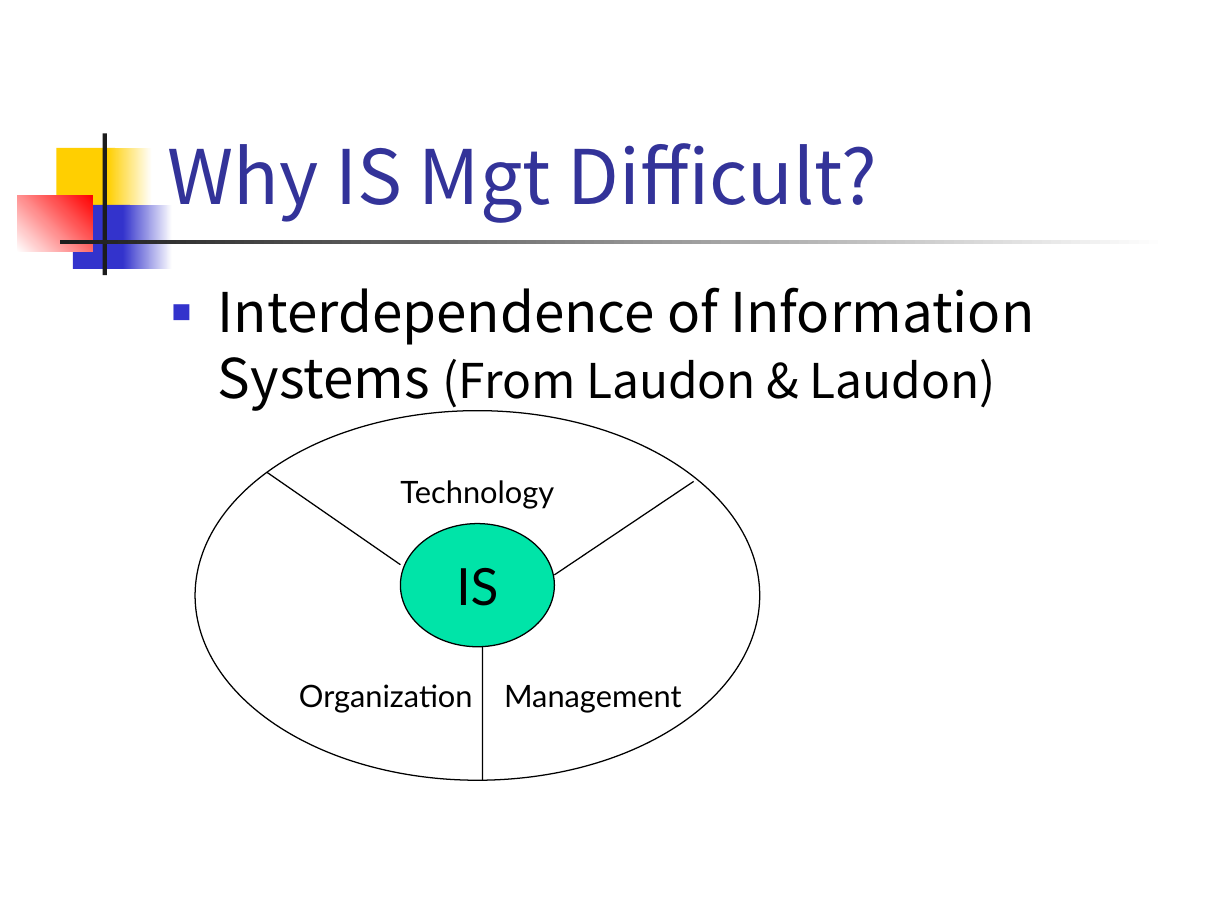
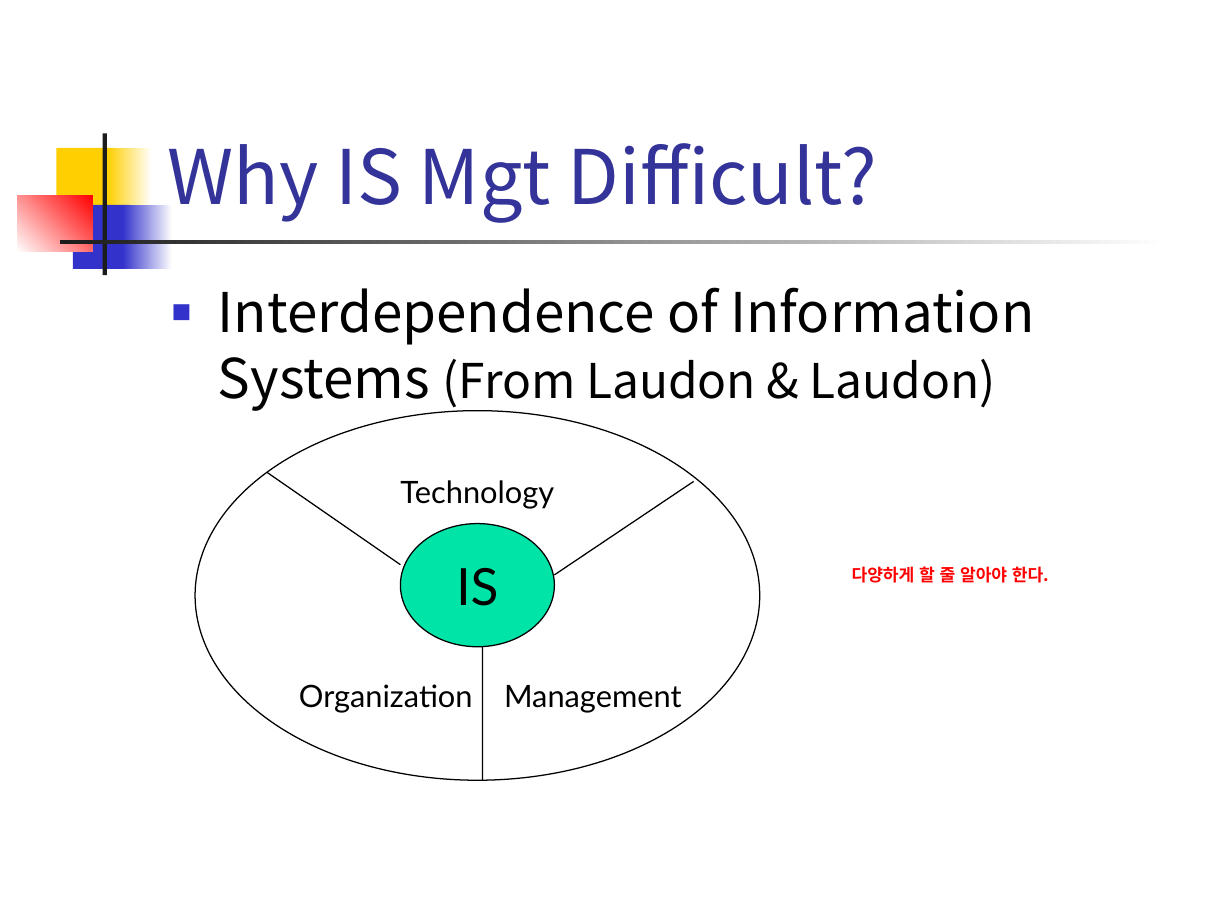
Before and after one commit to hyeonho1028/SNU-FIRA-BA, a slide deck: slide 3 of 3 semester/디지털경제와 경영전략/LectureSlides-빅데이터과정/01-overview-빅데이터.ppt. Drawn at 1232x924 pixels with LibreOffice and Linux fonts; fonts in the diff are those of the drawing. Boxes give left, top, right and bottom in pixels: in the first picture for what was removed or moved away, otherwise in the second. Text is boxed around its words. In the diff, an @@ line names an element or a change of style, - is before the commit and + after.

```diff
--- a/3 semester/디지털경제와 경영전략/LectureSlides-빅데이터과정/01-overview-빅데이터.ppt
+++ b/3 semester/디지털경제와 경영전략/LectureSlides-빅데이터과정/01-overview-빅데이터.ppt
@@ text added at (x1=852, y1=566, x2=1049, y2=583), 10 pt, text #FF0000, bold @@
+다양하게 할 줄 알아야 한다.
```
Also in this commit, not shown: 1 other slide changed, 10 other files.
